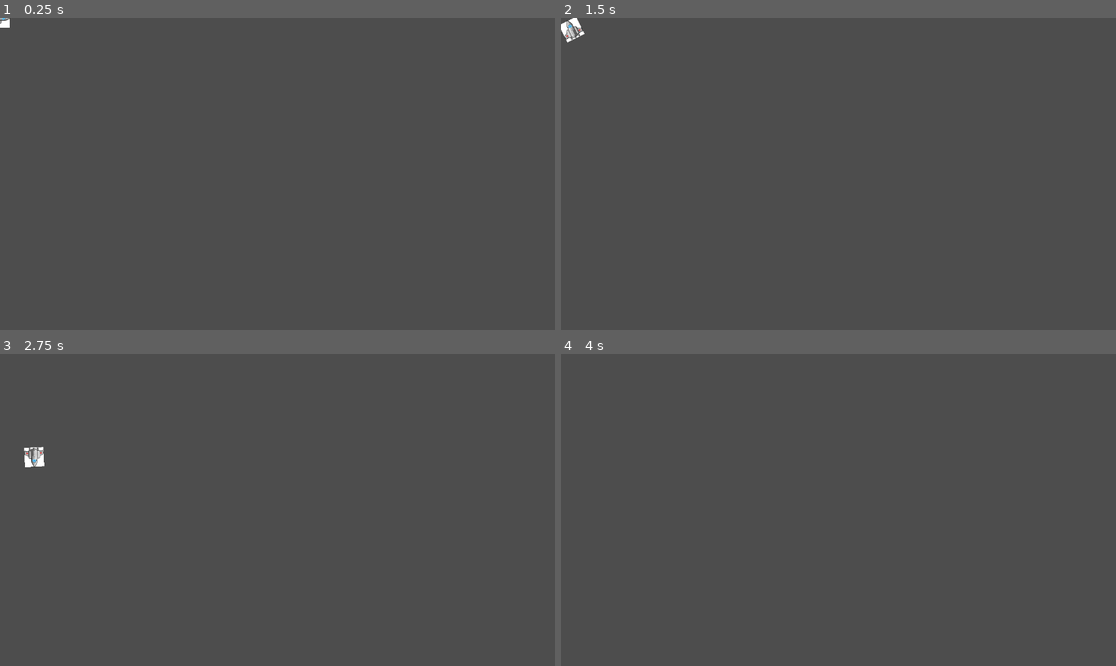
Above: before the commit, frames 1-4 (two rows, left to right).
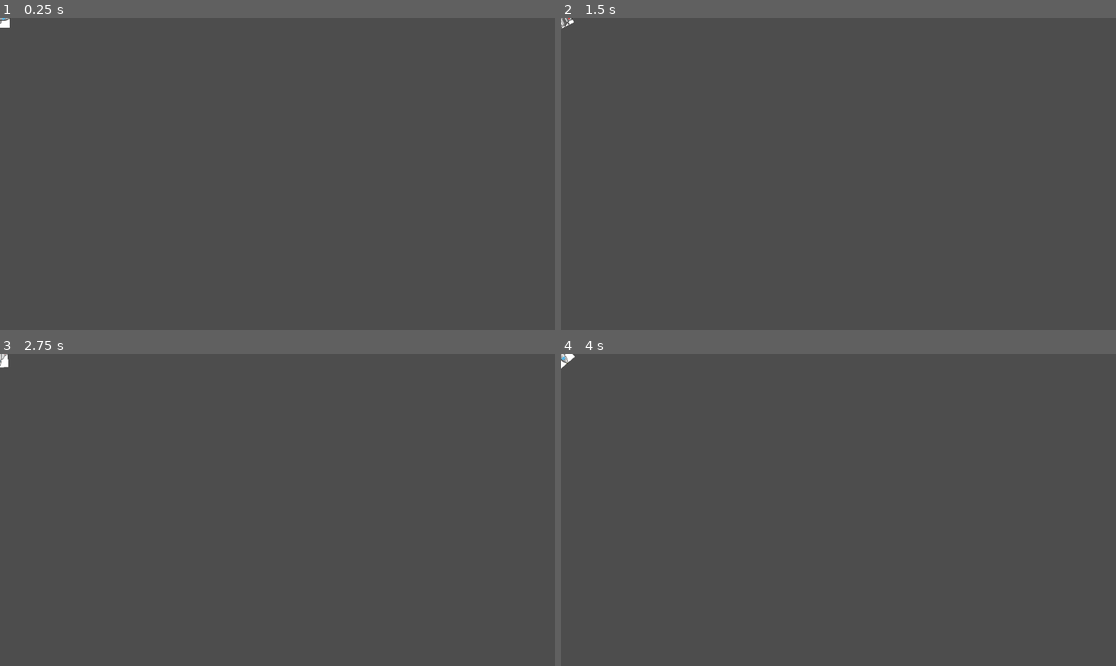
Above: after the commit, the same moments.

Repository: GreatSandwiches/Orbital-Obliteration
Game: Godot game, scene res://player1.tscn
The game is run twice, just before and just after one commit, with the same random seed, the same clock (stepped at 60 frames per second) and the same inputs.
Inputs:
- Up to frame 1 (0.25 s): no input
- Up to frame 2 (1.5 s): tap Enter at 0.5 s; hold Right (ui_right) 0.53-1.28 s; hold Down (ui_down) from 1.28 s (still down)
- Up to frame 3 (2.75 s): release Down (ui_down) at 2.03 s; hold Right (ui_right) from 2.03 s (still down)
- Up to frame 4 (4 s): release Right (ui_right) at 2.78 s; hold Up (ui_up) 2.78-3.53 s; hold Left (ui_left) from 3.53 s (still down)

The runs differ from the first frame. In frame 2, 0.2% of the frame differs, in the area x 0-5%, y 0-9%; in frame 3, 0.3%, in the area x 0-9%, y 0-37%; in frame 4, less than 0.1%.

Commit message:
making code to calculate ship velocity

Diff:
--- a/player1.gd
+++ b/player1.gd
@@ -1,7 +1,10 @@
 extends CharacterBody2D
 
 var speed = 10000
-var target_rotation = 0.0
+var acceleration = 2
+var shipvelocity = 0
+var friction = 0
+var target_rotation = 0
 
 # Called when the node enters the scene tree for the first time.
 func _ready():
@@ -9,11 +12,15 @@
 
 # Called every frame. 'delta' is the elapsed time since the previous frame.
 func _process(delta):
+	#friction calculation based off velocity
+	friction = pow(1.2, (shipvelocity - 8))
+	#moves ship forward constantly based off shipvelocity
+	velocity = transform.x * 10 * ((shipvelocity * delta)-(friction * delta))
 	# Movement input
 	if Input.is_action_pressed("ui_up"):
-		velocity = transform.x * speed * delta
+		shipvelocity += acceleration
 	elif Input.is_action_pressed("ui_down"):
-		velocity = -transform.x * speed * delta
+		shipvelocity -= acceleration
 	else:
 		velocity = lerp(velocity, Vector2(0.0, 0.0), 0.005)
 
@@ -27,7 +34,7 @@
 	rotation = lerp_angle(rotation, target_rotation, 0.1)
 
 	# Print the current rotation in degrees
-	print(rad_to_deg(rotation))
-
+	#print(rad_to_deg(rotation))
+	print(shipvelocity)
 	# Apply velocity and move the character
 	move_and_slide()
